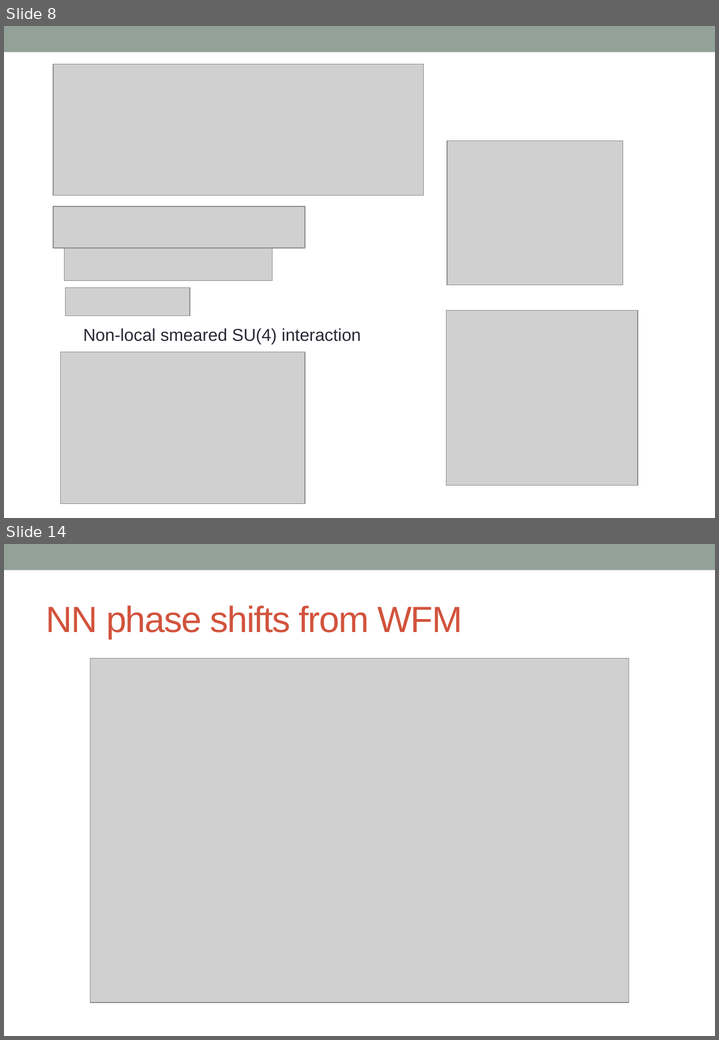
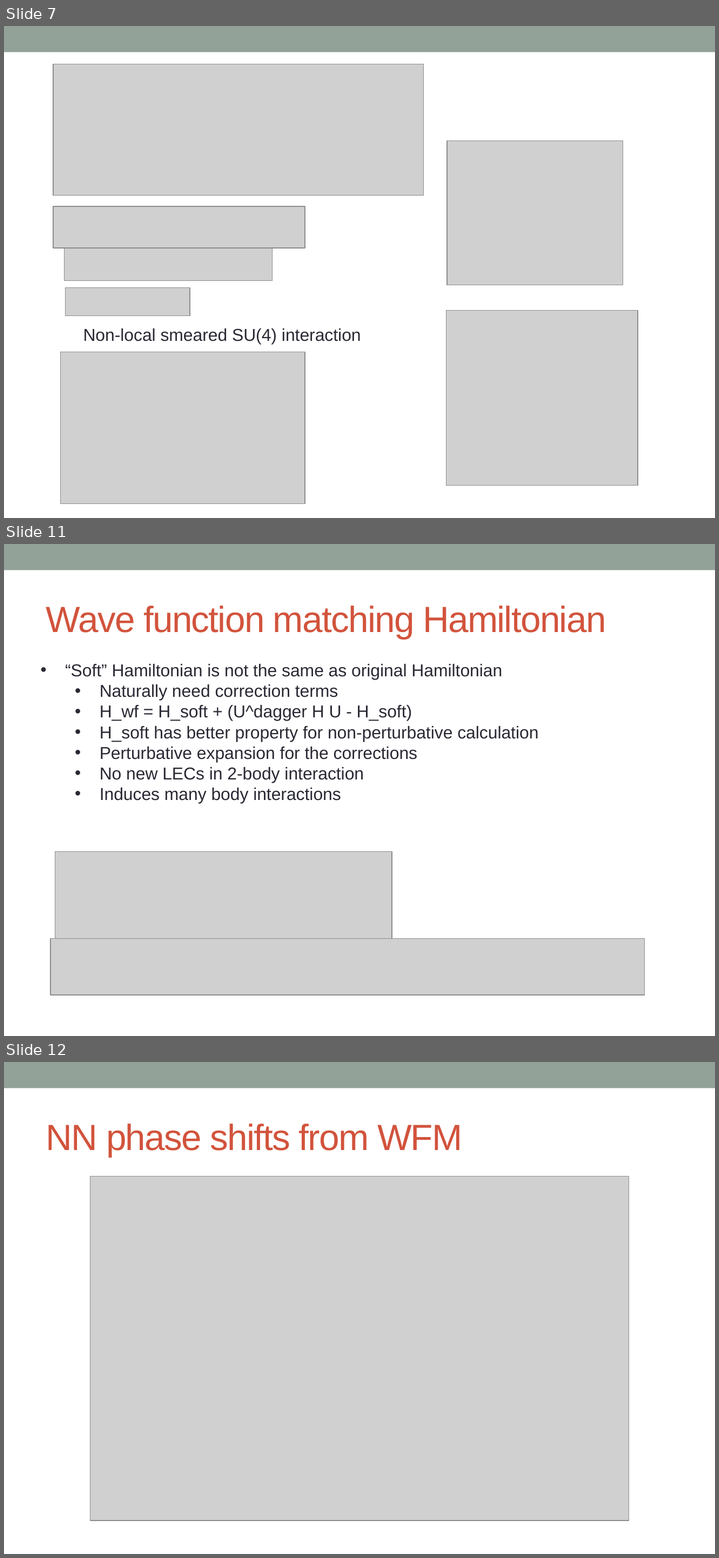
Before and after one commit to alphacentaury-github/NPSS2020, a slide deck: 20220411_KPS_송영호.pptx. Shown one above the other, each under a label of ours: slides 8 and 14 before the commit, slides 7, 11 and 12 after it; the slides between them are not shown. The pictures are 719x1040 and 719x1558 pixels, drawn with LibreOffice and Linux fonts; fonts in the diff are those of the drawing; grey boxes stand for pictures. Boxes give left, top, right and bottom in pixels: in the first picture for what was removed or moved away, otherwise in the second. Text is boxed around its words. In the diff, an @@ line names an element or a change of style, - is before the commit and + after.

```diff
--- a/20220411_KPS_송영호.pptx
+++ b/20220411_KPS_송영호.pptx
@@ slide 11 added at [4,544,715,1036], background #FFFFFF; not listed: 1 template element that a slide beside it also shows @@
@@ title added at [46,606,606,639], 40 pt, text #D2533C @@
+Wave function matching Hamiltonian
@@ text added at [65,664,538,804], 18.9 pt, text #292934 @@
+• “Soft” Hamiltonian is not the same as original Hamiltonian
+  • Naturally need correction terms
+  • H_wf = H_soft + (U^dagger H U - H_soft)
+  • H_soft has better property for non-perturbative calculation
+  • Perturbative expansion for the corrections
+  • No new LECs in 2-body interaction
+  • Induces many body interactions
@@ picture added at [55,852,392,939] @@
@@ picture added at [50,938,644,995] @@
@@ what was slide 8 is now slide 7 @@
@@ what was slide 14 is now slide 12 @@
```
Also in this commit, not shown: 4 slides changed, 1 other slide added, 2 slides removed.
